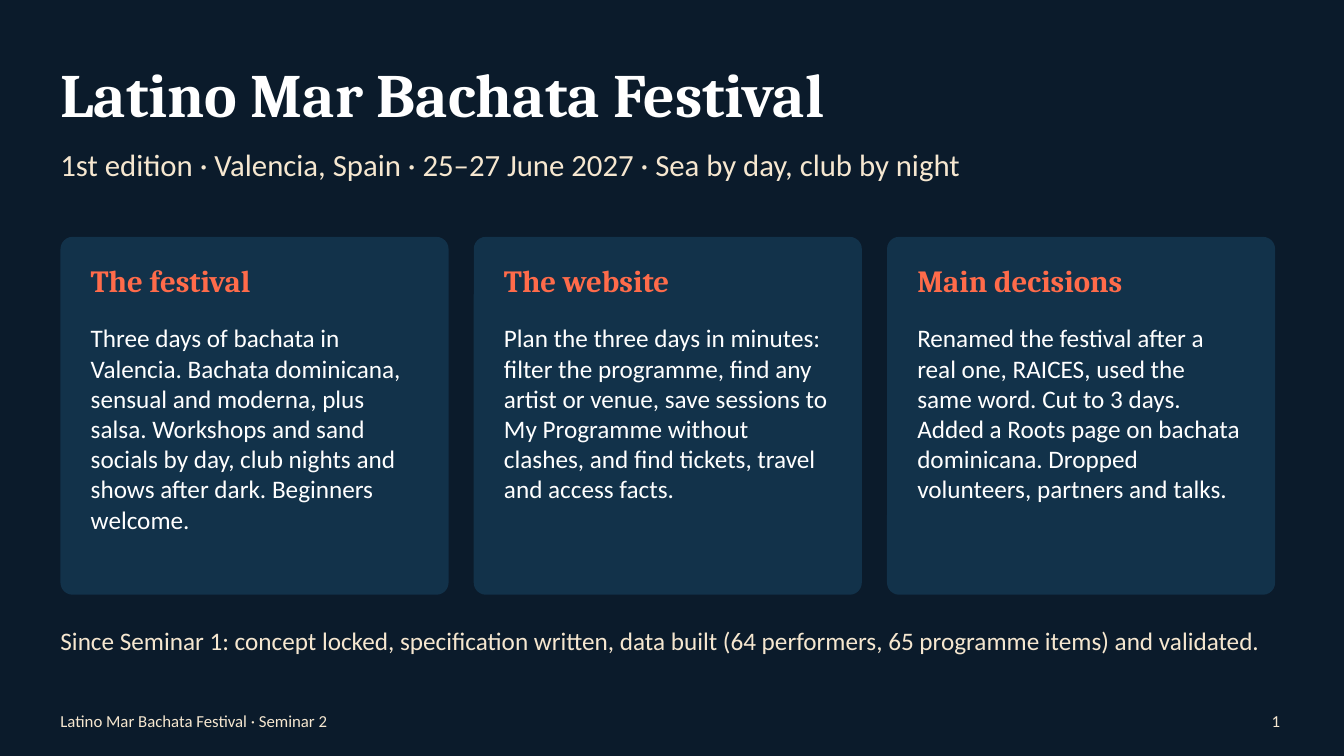
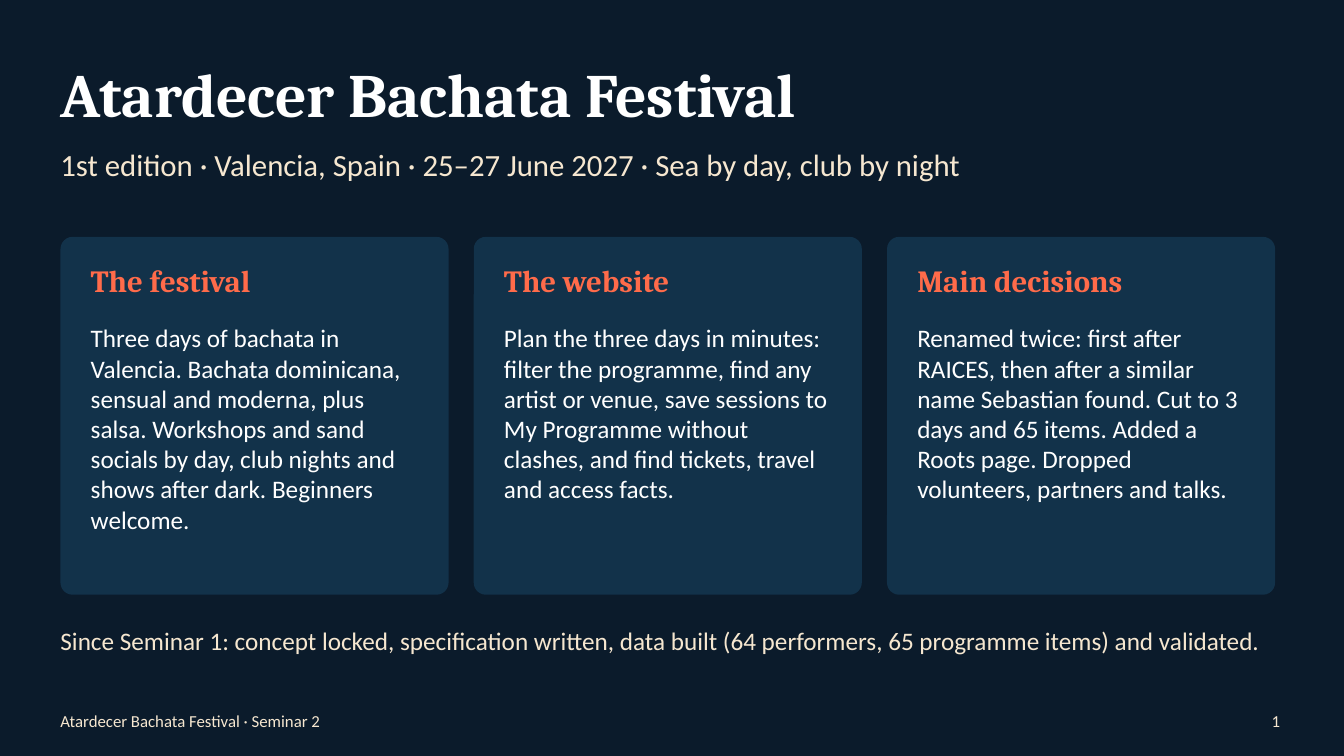
Before and after one commit to faiazyen/web-design-project, a slide deck: slide 1 of presentation.pptx. Drawn at 1344x756 pixels with LibreOffice and Linux fonts; fonts in the diff are those of the drawing. Boxes give left, top, right and bottom in pixels: in the first picture for what was removed or moved away, otherwise in the second. Text is boxed around its words. In the diff, an @@ line names an element or a change of style, - is before the commit and + after.

```diff
--- a/presentation.pptx
+++ b/presentation.pptx
@@ text at (x1=60, y1=74, x2=796, y2=118): text changed @@
-Latino Mar Bachata Festival
+Atardecer Bachata Festival
@@ text at (x1=917, y1=329, x2=1238, y2=502): text changed @@
-Renamed the festival after a real one, RAICES, used the same word. Cut to 3 days. Added a Roots page on bachata dominicana. Dropped volunteers, partners and talks.
+Renamed twice: first after RAICES, then after a similar name Sebastian found. Cut to 3 days and 65 items. Added a Roots page. Dropped volunteers, partners and talks.
@@ text at (x1=60, y1=715, x2=319, y2=727): text changed @@
-Latino Mar Bachata Festival · Seminar 2
+Atardecer Bachata Festival · Seminar 2
```
Also in this commit, not shown: 4 other slides changed, 10 other files.
